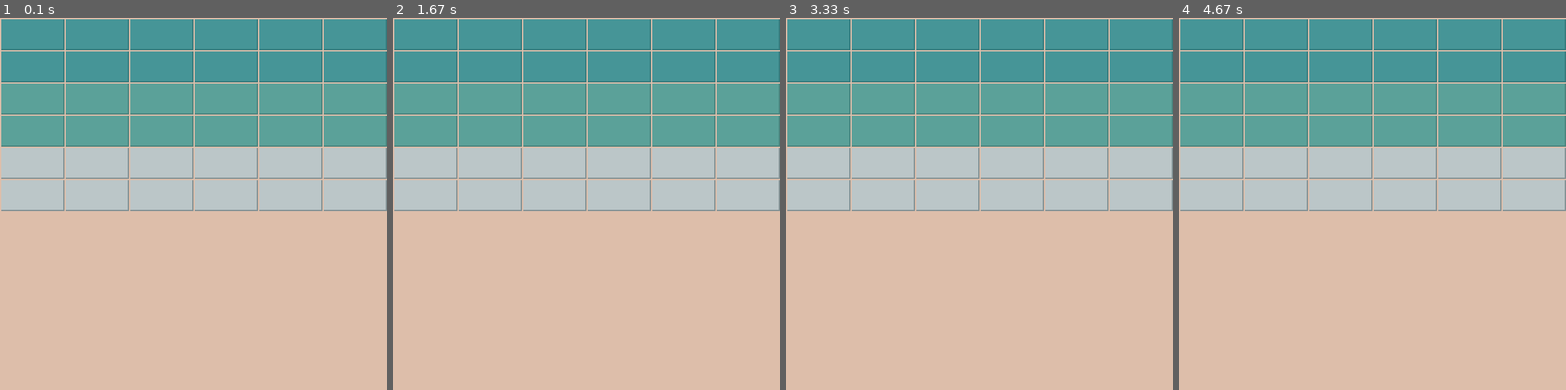
Above: before the commit, frames 1-4 (left to right).
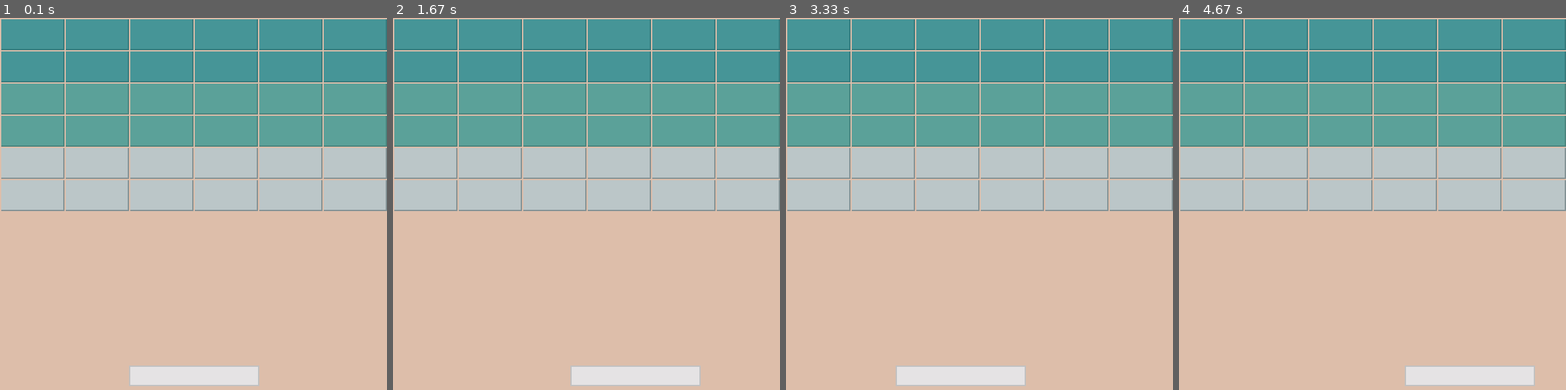
Above: after the commit, the same moments.

Repository: desshac/Arcanoid-Pygame
Game: pygame game, started from main.py
Same seed, same stepped clock (60 frames per second), same inputs: the game is played once before the commit and once after it.
Inputs:
- Up to frame 1 (0.1 s): no input
- Up to frame 2 (1.67 s): hold Right 0.33-0.8 s; hold Left from 1.33 s (still down)
- Up to frame 3 (3.33 s): release Left at 1.87 s; hold Left 1.9-2.3 s; hold Right 2.33-2.97 s; hold Left from 3 s (still down)
- Up to frame 4 (4.67 s): release Left at 3.47 s; hold Right 3.5-3.97 s; hold Right 4-4.47 s; hold Left from 4.5 s (still down)

The runs differ from the first frame. In frame 1, 1.9% of the frame differs, in the area x 33-67%, y 93-99%; in frame 2, 1.9%; in frame 3, 1.9%; in frame 4, 1.9%.

Commit message:
base + platform

Diff:
--- a/main.py
+++ b/main.py
@@ -13,10 +13,12 @@
 block_red = ("#BBC6C8")
 block_green = ("#5BA199")
 block_blue = ("#469597")
-
+platform_color = ("#E5E3E4")
+# shadow color
 red_shadow = ("#839295")
 green_shadow = ("#4A847E")
 blue_shadow = ("#367B7D")
+platform_shadow = ("#C1C1C1")
 
 cols = 6
 rows = 6
@@ -63,16 +65,54 @@
                 pygame.draw.rect(screen, block_col, block[0])
 
 
+class platform:
+    def __init__(self):
+        self.pl_width = 200
+        self.pl_height = 30
+        pl_x = screen_width // 2 - self.pl_width // 2
+        pl_y = screen_height - 60
+        self.platform = pygame.Rect(pl_x + 2, pl_y + 2, self.pl_width - 2, self.pl_height - 2)
+        self.shadow = pygame.Rect(pl_x, pl_y, self.pl_width + 2, self.pl_height + 2)
+        self.speed = 15
+
+    def draw_platform(self):
+        pygame.draw.rect(screen, platform_shadow, self.shadow)
+        pygame.draw.rect(screen, platform_color, self.platform)
+
+    def update_platform(self):
+        key = pygame.key.get_pressed()
+        if key[pygame.K_RIGHT] and self.shadow.right < screen_width - 5:
+            self.platform = self.platform.move(self.speed, 0)
+            self.shadow = self.shadow.move(self.speed, 0)
+        if key[pygame.K_LEFT] and self.shadow.left > 5:
+            self.platform = self.platform.move(-self.speed, 0)
+            self.shadow = self.shadow.move(-self.speed, 0)
+
+
+
 wall = wall()
 wall.create_wall()
+
+platform = platform()
+
+FPS = 30
+clock = pygame.time.Clock()
 
 run = True
 while run:
     screen.fill(bg)
     wall.draw_wall()
+    platform.draw_platform()
     for event in pygame.event.get():
         if event.type == pygame.QUIT:
             run = False
+        '''if event.type == pygame.KEYDOWN:
+            if event.key == pygame.K_RIGHT:
+                platform.update_platform('right')
+            if event.key == pygame.K_LEFT:
+                platform.update_platform('left')'''
+    platform.update_platform()
+    clock.tick(FPS)
     pygame.display.update()
 
 pygame.quit()
